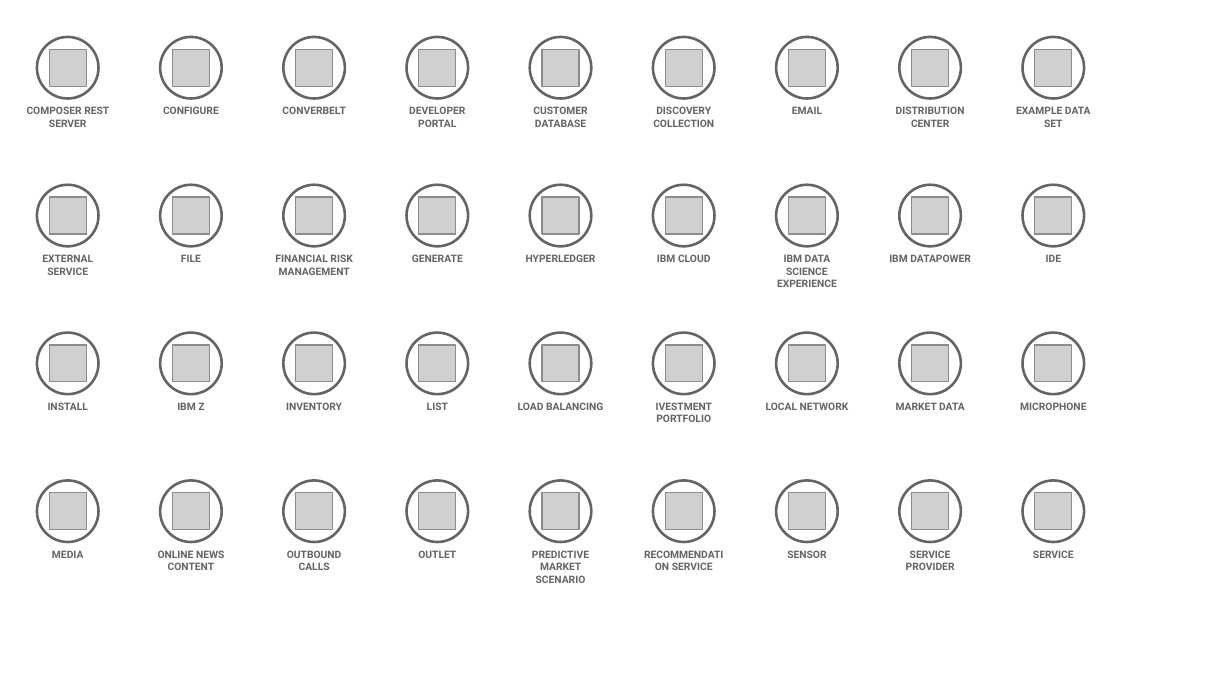
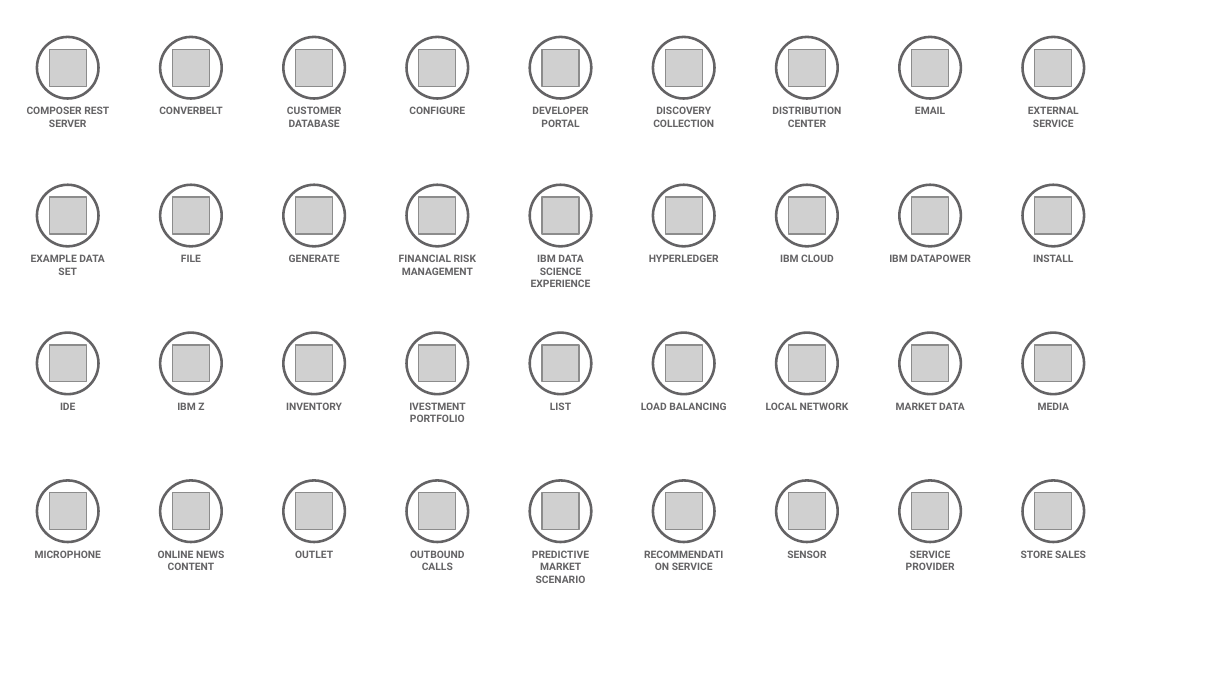
Before and after one commit to l2fprod/myarchitecture, a slide deck: slide 11 of mycatalog-architecture-diagram-template.pptx. Drawn at 1232x693 pixels with LibreOffice and Linux fonts; fonts in the diff are those of the drawing; grey boxes stand for pictures. Boxes give left, top, right and bottom in pixels: in the first picture for what was removed or moved away, otherwise in the second. Text is boxed around its words. In the diff, an @@ line names an element or a change of style, - is before the commit and + after.

```diff
--- a/mycatalog-architecture-diagram-template.pptx
+++ b/mycatalog-architecture-diagram-template.pptx
@@ text "CONFIGURE" moved from (x1=163, y1=106, x2=219, y2=114) to (x1=409, y1=106, x2=465, y2=114) @@
@@ text at (x1=1028, y1=106, x2=1079, y2=127): text changed @@
-EXAMPLE DATA SET
+EXTERNAL SERVICE
@@ text at (x1=31, y1=254, x2=105, y2=275): text changed @@
-EXTERNAL SERVICE
+EXAMPLE DATA SET
@@ text at (x1=1033, y1=254, x2=1073, y2=262): text changed @@
-IDE
+INSTALL
@@ text at (x1=60, y1=402, x2=75, y2=410): text changed @@
-INSTALL
+IDE
@@ 3 texts moved together from (x1=533, y1=106, x2=837, y2=422) to (x1=287, y1=106, x2=591, y2=422) @@
@@ text at (x1=1038, y1=402, x2=1069, y2=410): text changed @@
-MICROPHONE
+MEDIA
@@ text at (x1=35, y1=550, x2=101, y2=558): text changed @@
-MEDIA
+MICROPHONE
@@ 4 texts moved together from (x1=282, y1=106, x2=965, y2=558) to (x1=159, y1=106, x2=841, y2=558) @@
@@ 8 texts moved together from (x1=275, y1=106, x2=822, y2=570) to (x1=399, y1=106, x2=945, y2=570) @@
@@ text at (x1=1021, y1=550, x2=1086, y2=558): text changed @@
-SERVICE
+STORE SALES
```
Also in this commit, not shown: 11 other slides changed, 1 slide added, 1 slide removed.
